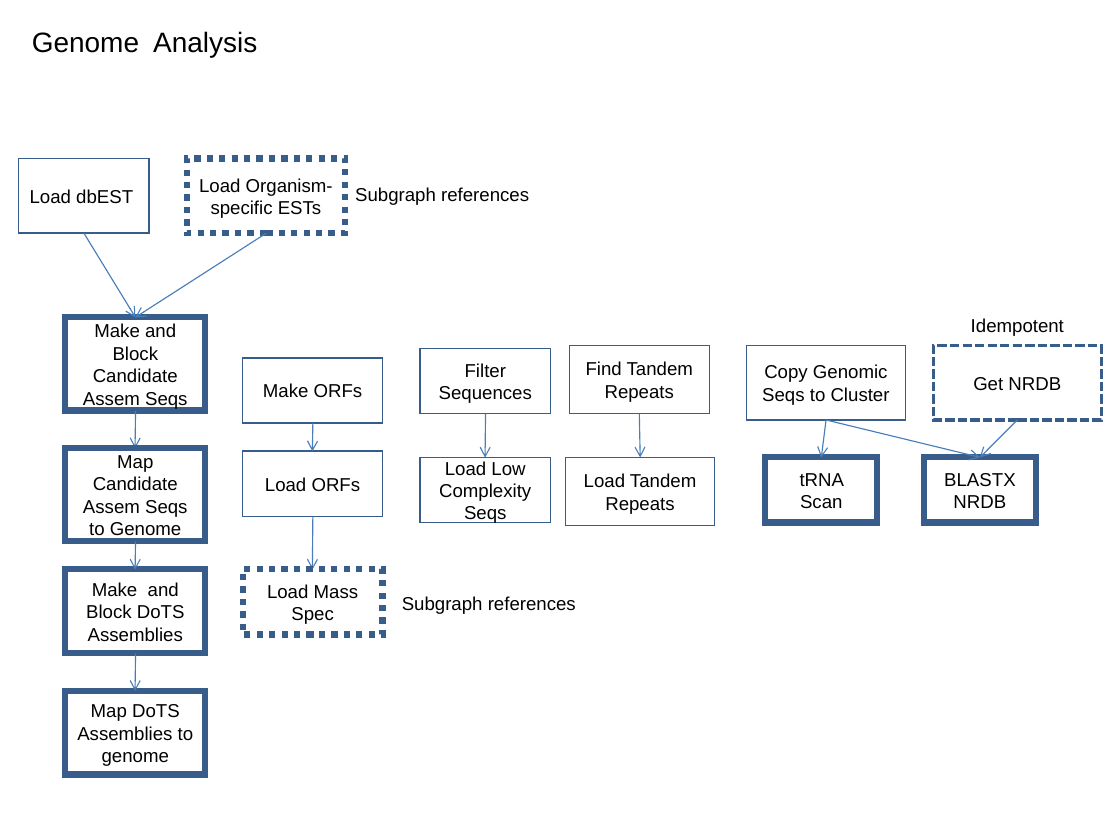
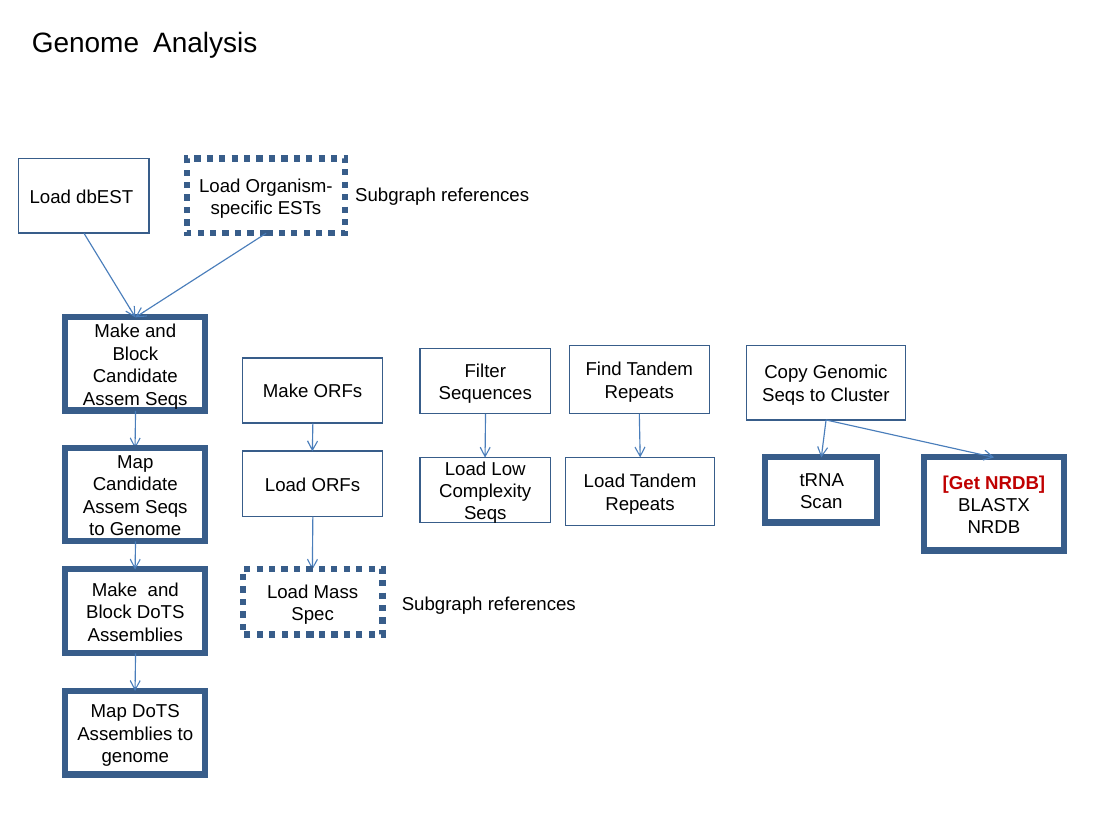
Before and after one commit to VEuPathDB/ApiCommonWorkflow, a slide deck: slide 7 of Main/doc/IntegratedWorkflow.ppt. Drawn at 1120x840 pixels with LibreOffice and Linux fonts; fonts in the diff are those of the drawing. Boxes give left, top, right and bottom in pixels: in the first picture for what was removed or moved away, otherwise in the second. Text is boxed around its words. In the diff, an @@ line names an element or a change of style, - is before the commit and + after.

```diff
--- a/Main/doc/IntegratedWorkflow.ppt
+++ b/Main/doc/IntegratedWorkflow.ppt
@@ text removed at (x1=971, y1=318, x2=1064, y2=336) @@
-Idempotent
@@ rectangle removed at (x1=933, y1=345, x2=1101, y2=420) @@
-Get NRDB
@@ arrow moved from (827, 420) - (980, 457) to (827, 420) - (995, 457) @@
@@ arrow removed from (1017, 420) to (980, 457) @@
@@ rectangle "[Get NRDB]" resized from (x1=924, y1=457, x2=1036, y2=522) to (x1=924, y1=457, x2=1064, y2=550) @@
@@ text in rectangle at (x1=943, y1=475, x2=1045, y2=493): paragraph added @@
+[Get NRDB]
```
Also in this commit, not shown: 1 other slide changed.
